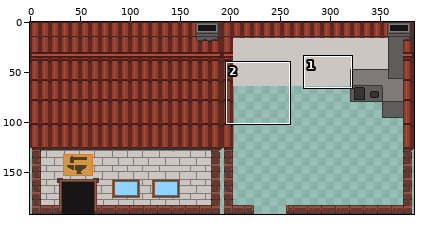
Two states of a sprite sheet, vince_mckeown/topdownRPG/images/BlackSmithShop.png. Above: a wide view before the commit, with the close-up outlined.
Close-up. Old version:
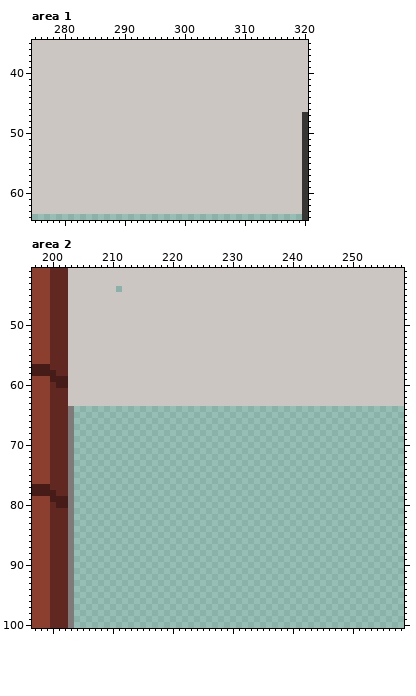
The file is 384x192 pixels. Colours within 5 levels of each other are drawn and written as one. Shown: area 1: x 275..320, y 35..64; area 2: x 197..258, y 41..100.
Now the later version:
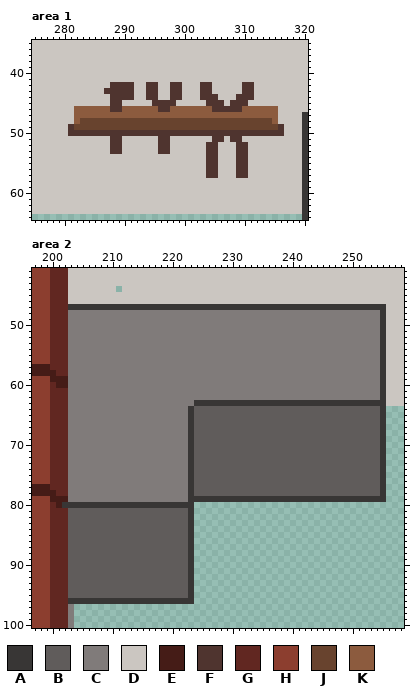
Palette (. is transparent): A #383635  B #605c5b  C #807b7a  D #cbc6c1  E #451c17  F #4f342f  G #612721  H #8c3e2f  J #68432e  K #8c5b3e
Edits made:
Changed rows in their new state; - is an unchanged pixel.
Area 1:
first column x 281:
42 -------FFFF--FF--FF---FF-----FF-----
43 ------FFFFF--FF--FF---FF-----FF-----
44 -------FFFF--FF--FF---FFF---FFF-----
45 -------FF-----FFFF-----FFF-FFF------
46 -KKKKKKFFKKKKKKFFKKKKKKKFFFFFKKKKKK-
47 -KKKKKKKKKKKKKKKKKKKKKKKKKKKKKKKKKK-
48 -KJJJJJJJJJJJJJJJJJJJJJJJJJJJJJJJJK-
49 FJJJJJJJJJJJJJJJJJJJJJJJJJJJJJJJJJJF
50 FFFFFFFFFFFFFFFFFFFFFFFFFFFFFFFFFFFF
51 -------FF------FF-------FF-FF-------
52 -------FF------FF------FF---FF------
53 -------FF------FF------FF---FF------
54 -----------------------FF---FF------
55 -----------------------FF---FF------
56 -----------------------FF---FF------
57 -----------------------FF---FF------
Area 2:
first column x 202:
 47 -AAAAAAAAAAAAAAAAAAAAAAAAAAAAAAAAAAAAAAAAAAAAAAAAAAAAA
 48 -CCCCCCCCCCCCCCCCCCCCCCCCCCCCCCCCCCCCCCCCCCCCCCCCCCCCA
 49 -CCCCCCCCCCCCCCCCCCCCCCCCCCCCCCCCCCCCCCCCCCCCCCCCCCCCA
 50 -CCCCCCCCCCCCCCCCCCCCCCCCCCCCCCCCCCCCCCCCCCCCCCCCCCCCA
 51 -CCCCCCCCCCCCCCCCCCCCCCCCCCCCCCCCCCCCCCCCCCCCCCCCCCCCA
 52 -CCCCCCCCCCCCCCCCCCCCCCCCCCCCCCCCCCCCCCCCCCCCCCCCCCCCA
 53 -CCCCCCCCCCCCCCCCCCCCCCCCCCCCCCCCCCCCCCCCCCCCCCCCCCCCA
 54 -CCCCCCCCCCCCCCCCCCCCCCCCCCCCCCCCCCCCCCCCCCCCCCCCCCCCA
 55 -CCCCCCCCCCCCCCCCCCCCCCCCCCCCCCCCCCCCCCCCCCCCCCCCCCCCA
 56 -CCCCCCCCCCCCCCCCCCCCCCCCCCCCCCCCCCCCCCCCCCCCCCCCCCCCA
 57 -CCCCCCCCCCCCCCCCCCCCCCCCCCCCCCCCCCCCCCCCCCCCCCCCCCCCA
 58 -CCCCCCCCCCCCCCCCCCCCCCCCCCCCCCCCCCCCCCCCCCCCCCCCCCCCA
 59 -CCCCCCCCCCCCCCCCCCCCCCCCCCCCCCCCCCCCCCCCCCCCCCCCCCCCA
 60 -CCCCCCCCCCCCCCCCCCCCCCCCCCCCCCCCCCCCCCCCCCCCCCCCCCCCA
 61 -CCCCCCCCCCCCCCCCCCCCCCCCCCCCCCCCCCCCCCCCCCCCCCCCCCCCA
 62 -CCCCCCCCCCCCCCCCCCCCCCCCCCCCCCCCCCCCCCCCCCCCCCCCCCCCA
 63 -CCCCCCCCCCCCCCCCCCCCCAAAAAAAAAAAAAAAAAAAAAAAAAAAAAAAA
 64 --CCCCCCCCCCCCCCCCCCCABBBBBBBBBBBBBBBBBBBBBBBBBBBBBBBA
 65 --CCCCCCCCCCCCCCCCCCCABBBBBBBBBBBBBBBBBBBBBBBBBBBBBBBA
 66 --CCCCCCCCCCCCCCCCCCCABBBBBBBBBBBBBBBBBBBBBBBBBBBBBBBA
 67 --CCCCCCCCCCCCCCCCCCCABBBBBBBBBBBBBBBBBBBBBBBBBBBBBBBA
 68 --CCCCCCCCCCCCCCCCCCCABBBBBBBBBBBBBBBBBBBBBBBBBBBBBBBA
 69 --CCCCCCCCCCCCCCCCCCCABBBBBBBBBBBBBBBBBBBBBBBBBBBBBBBA
 70 --CCCCCCCCCCCCCCCCCCCABBBBBBBBBBBBBBBBBBBBBBBBBBBBBBBA
 71 --CCCCCCCCCCCCCCCCCCCABBBBBBBBBBBBBBBBBBBBBBBBBBBBBBBA
 72 --CCCCCCCCCCCCCCCCCCCABBBBBBBBBBBBBBBBBBBBBBBBBBBBBBBA
 73 --CCCCCCCCCCCCCCCCCCCABBBBBBBBBBBBBBBBBBBBBBBBBBBBBBBA
 74 --CCCCCCCCCCCCCCCCCCCABBBBBBBBBBBBBBBBBBBBBBBBBBBBBBBA
 75 --CCCCCCCCCCCCCCCCCCCABBBBBBBBBBBBBBBBBBBBBBBBBBBBBBBA
 76 --CCCCCCCCCCCCCCCCCCCABBBBBBBBBBBBBBBBBBBBBBBBBBBBBBBA
 77 --CCCCCCCCCCCCCCCCCCCABBBBBBBBBBBBBBBBBBBBBBBBBBBBBBBA
 78 --CCCCCCCCCCCCCCCCCCCABBBBBBBBBBBBBBBBBBBBBBBBBBBBBBBA
 79 --CCCCCCCCCCCCCCCCCCCAAAAAAAAAAAAAAAAAAAAAAAAAAAAAAAAA
 80 AAAAAAAAAAAAAAAAAAAAAA--------------------------------
 81 -BBBBBBBBBBBBBBBBBBBBA--------------------------------
 82 -BBBBBBBBBBBBBBBBBBBBA--------------------------------
 83 -BBBBBBBBBBBBBBBBBBBBA--------------------------------
 84 -BBBBBBBBBBBBBBBBBBBBA--------------------------------
 85 -BBBBBBBBBBBBBBBBBBBBA--------------------------------
 86 -BBBBBBBBBBBBBBBBBBBBA--------------------------------
 87 -BBBBBBBBBBBBBBBBBBBBA--------------------------------
 88 -BBBBBBBBBBBBBBBBBBBBA--------------------------------
 89 -BBBBBBBBBBBBBBBBBBBBA--------------------------------
 90 -BBBBBBBBBBBBBBBBBBBBA--------------------------------
 91 -BBBBBBBBBBBBBBBBBBBBA--------------------------------
 92 -BBBBBBBBBBBBBBBBBBBBA--------------------------------
 93 -BBBBBBBBBBBBBBBBBBBBA--------------------------------
 94 -BBBBBBBBBBBBBBBBBBBBA--------------------------------
 95 -BBBBBBBBBBBBBBBBBBBBA--------------------------------
 96 -AAAAAAAAAAAAAAAAAAAAA--------------------------------
